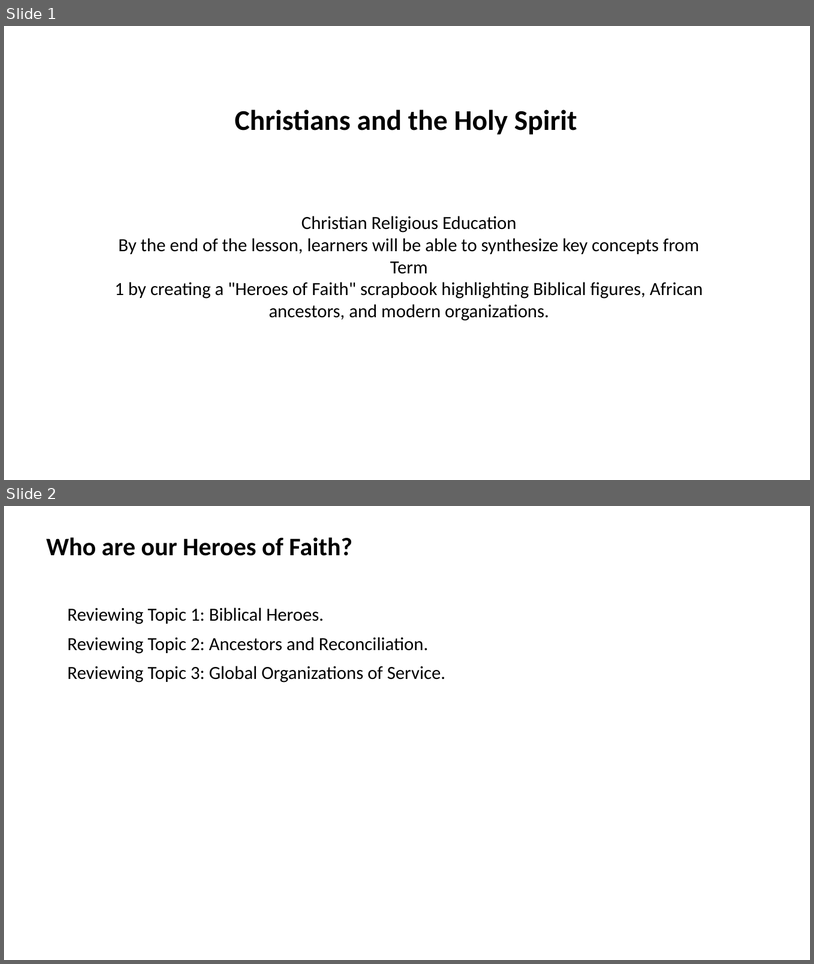
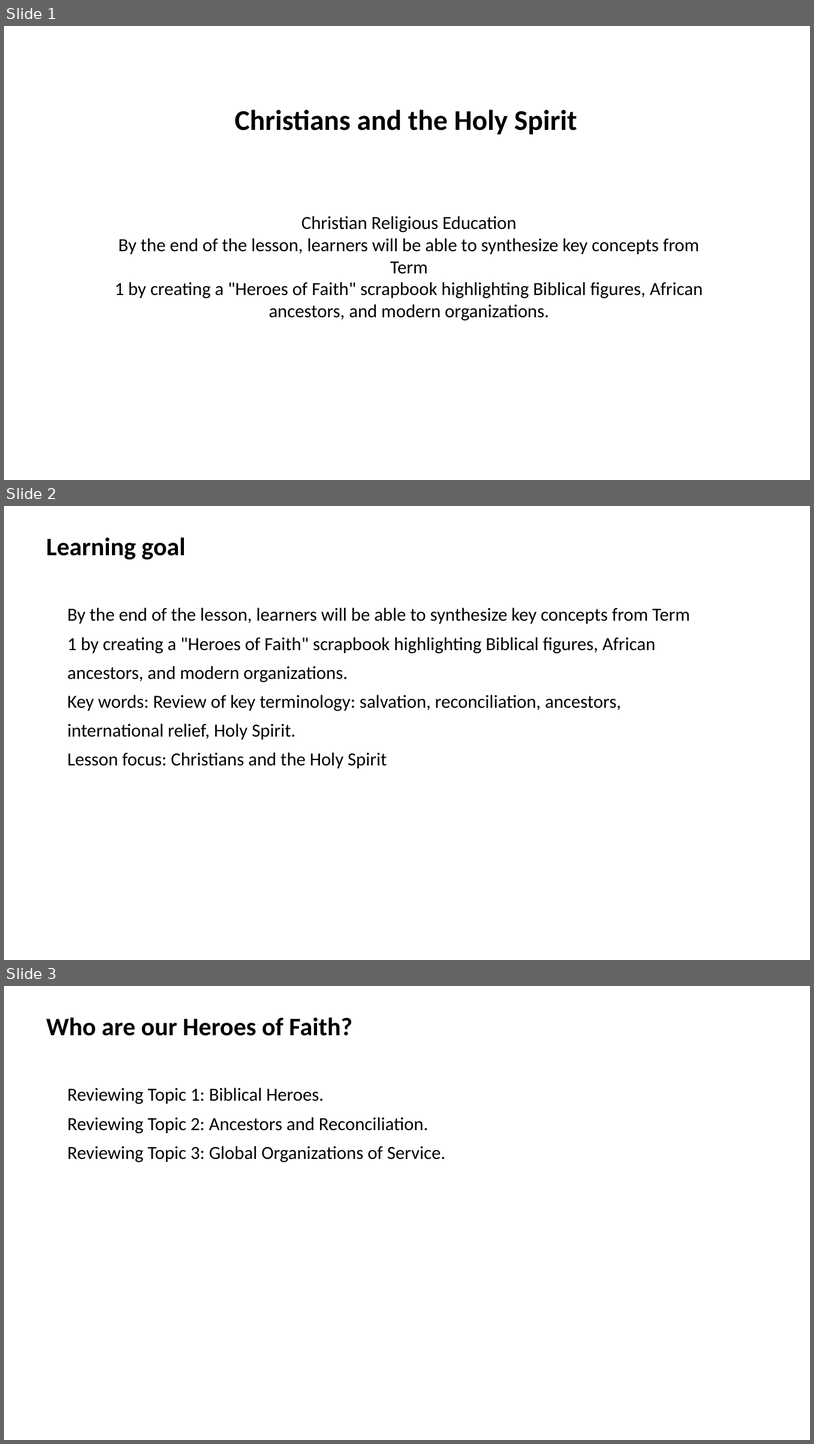
Before and after one commit to yousunjung84-edu/uganda-p7-mvp-20260629, a slide deck: uganda-p7-mvp/p7_t1_christian_religious_education_1205/p7_t1_christian_religious_education_1205.pptx. Shown one above the other, each under a label of ours: slides 1 and 2 before the commit, slides 1, 2 and 3 after it. The pictures are 814x964 and 814x1444 pixels, drawn with LibreOffice and Linux fonts; fonts in the diff are those of the drawing. Boxes give left, top, right and bottom in pixels: in the first picture for what was removed or moved away, otherwise in the second. Text is boxed around its words. In the diff, an @@ line names an element or a change of style, - is before the commit and + after.

```diff
--- a/uganda-p7-mvp/p7_t1_christian_religious_education_1205/p7_t1_christian_religious_education_1205.pptx
+++ b/uganda-p7-mvp/p7_t1_christian_religious_education_1205/p7_t1_christian_religious_education_1205.pptx
@@ slide 2 added at box(4, 506, 810, 960), background #FFFFFF @@
@@ text added at box(46, 537, 185, 559), 30 pt, text #000000, bold @@
+Learning goal
@@ text added at box(68, 607, 690, 768), 22 pt, text #000000 @@
+By the end of the lesson, learners will be able to synthesize key concepts from Term
+1 by creating a "Heroes of Faith" scrapbook highlighting Biblical figures, African
+ancestors, and modern organizations.
+Key words: Review of key terminology: salvation, reconciliation, ancestors,
+international relief, Holy Spirit.
+Lesson focus: Christians and the Holy Spirit
@@ what was slide 2 is now slide 3 @@
```
Also in this commit, not shown: 1 other slide added, 42 other files.
